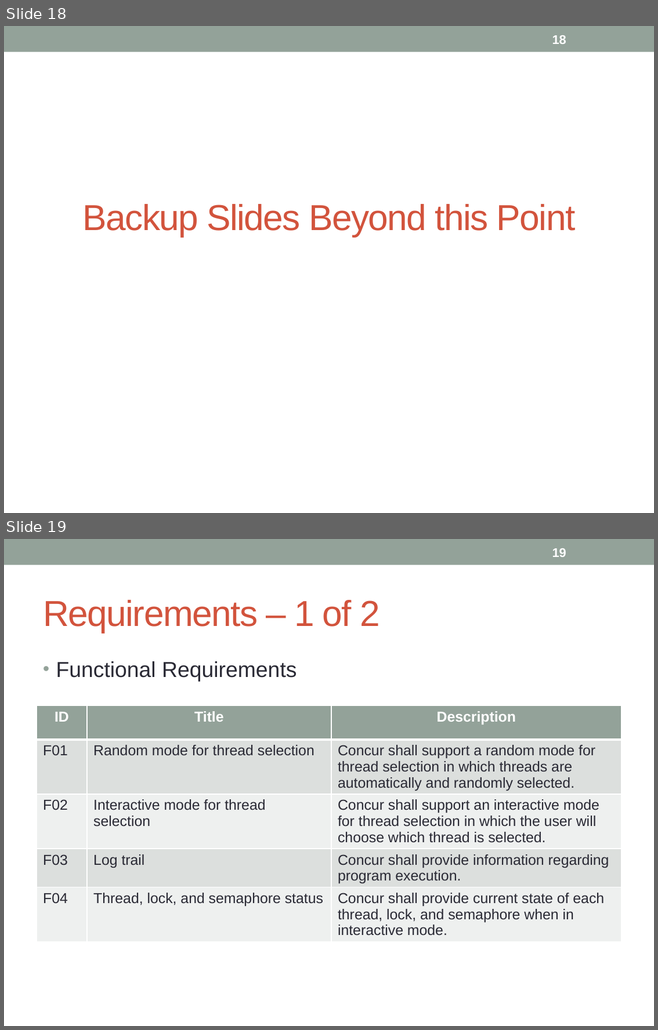
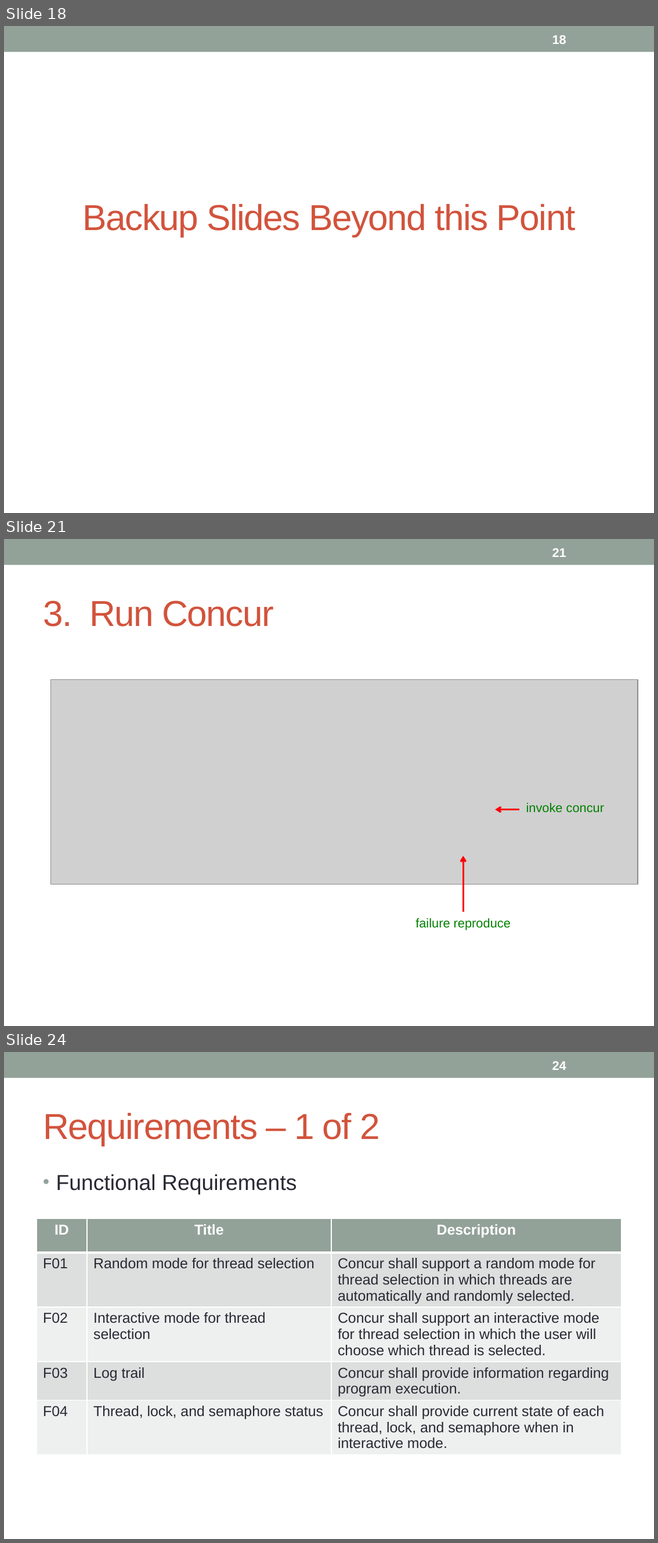
Before and after one commit to concurTestFramework/concurTestFramework, a slide deck: Documents/Concur_Presentation.pptx. Shown one above the other, each under a label of ours: slides 18 and 19 before the commit, slides 18, 21 and 24 after it; the slides between them are not shown. The pictures are 658x1030 and 658x1543 pixels, drawn with LibreOffice and Linux fonts; fonts in the diff are those of the drawing; grey boxes stand for pictures. Boxes give left, top, right and bottom in pixels: in the first picture for what was removed or moved away, otherwise in the second. Text is boxed around its words. In the diff, an @@ line names an element or a change of style, - is before the commit and + after.

```diff
--- a/Documents/Concur_Presentation.pptx
+++ b/Documents/Concur_Presentation.pptx
@@ slide 21 added at [4,539,654,1026], background #FFFFFF; not listed: 1 template element that a slide beside it also shows @@
@@ page number added at [552,548,566,557], 14 pt, text #FFFFFF, bold @@
+21
@@ title added at [43,600,274,627], 40 pt, text #D2533C @@
+3. Run Concur
@@ picture added at [51,680,637,885] @@
@@ elbow arrow added from (519, 810) to (495, 810), #FF0000 2.08 pt @@
@@ text added at [526,803,604,813], 14 pt, text #008000 @@
+invoke concur
@@ arrow added from (463, 912) to (463, 856), #FF0000 2.08 pt @@
@@ text added at [415,918,510,930], 14 pt, text #008000 @@
+failure reproduce
@@ what was slide 19 is now slide 24 @@
@@ page number at [552,1061,566,1070]: text changed @@
-19
+24
```
Also in this commit, not shown: 1 slide changed, 4 other slides added, 2 other files.
